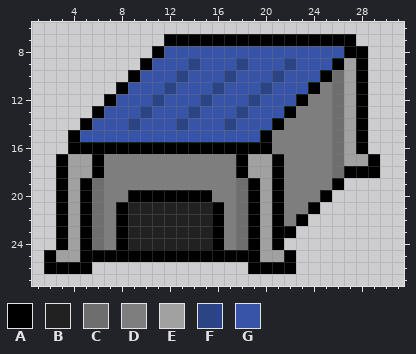
Pixel-art sprite, stored at assets/images/sprites/base_2.png. Above: the version before the commit.
The file is 32x32 pixels. Shown: x 1..31, y 6..27.
Palette (. is transparent): A #000000  B #212121  C #6e6e6e  D #7e7e7e  E #a1a1a1  F #2b4483  G #3854a9
Pixels before, first column x 2:
 7 ..........AAAAAAAAAAAAAAAA..
 8 .........AGGGGGGGGGGGGGGGAA.
 9 ........AGGGFGGGFGGGFGGGAEA.
10 .......AGGGFGGGFGGGFGGGACEA.
11 ......AGGGFGGGFGGGFGGGADCEA.
12 .....AGGGFGGGFGGGFGGGADDCEA.
13 ....AGGGFGGGFGGGFGGGADDDCEA.
14 ...AGGGFGGGFGGGFGGGADDDDCEA.
15 ..AGGGGGGGGGGGGGGGADDDDDCEA.
16 ..AAAAAAAAAAAAAAAAADDDDDCEA.
17 .AEEADDDDDDDDDDDAEEADDDDCEEA
18 .AEEADDDDDDDDDDDAEEADDDDCAAA
19 .AEACDDDDDDDDDDDCAEADDDDA...
20 .AEACDDAAAAAAADDCAEADDDA....
21 .AEACDABBBBBBBADCAEADDA.....
22 .AEACDABBBBBBBADCAEADA......
23 .AEACDABBBBBBBADCAEAA.......
24 .AEACDABBBBBBBADCAEA........
25 AEEAAAAAAAAAAAAAAAEEA.......
26 AAAA.............AAAA.......
Once edited:
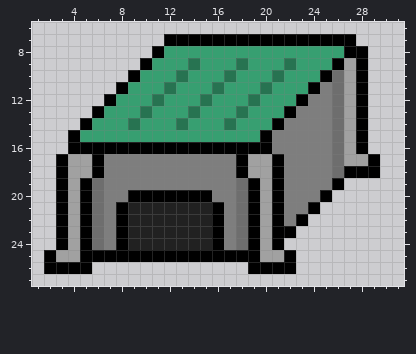
Edits made:
Colour F changes from #2b4483 to #277351.
Colour G changes from #3854a9 to #379f71.
Pixel boxes of the changes (left, top, right, bottom) in both pictures:
changed: (80, 46, 344, 142)
